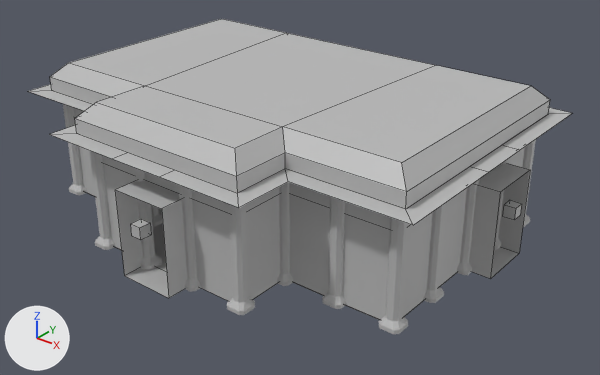
Before and after pictures for a commit that changed the FBX model Assets/Models/Room 03.fbx.
One viewpoint serves both versions: a 50 mm lens placed at (17.15, -20.92, 13.82), pointed at (1.08, -0.84, 1.37). Every picture has the same lights, and +X, +Y and +Z are marked at lower left. Mesh edges are drawn as thin lines on the coarser meshes. Where no turn or scale is listed for an object, it has been applied to the vertices. Vertices at the same position are counted once.

Names of what the first picture shows: 'Roof', 'Room_03', 'piller_015', 'piller_018', 'piller_019', 'piller_02', 'piller_021', 'piller_022', 'piller_023', 'piller_024', 'piller_025', 'piller_026'.
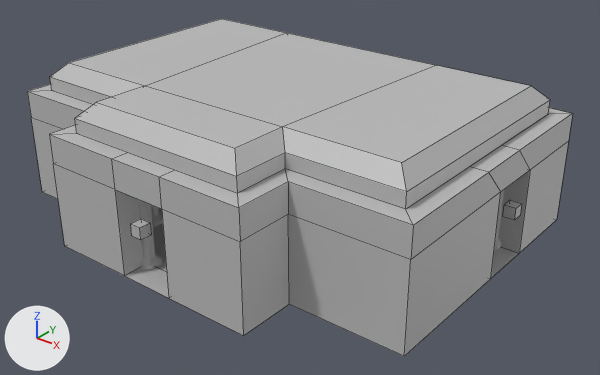
Location of each change, (x1, y1, x2, y2) in pixels of the pictures (600 x 375 px):
'Room_03', reshaped (15% taller)
    before: (28, 84, 572, 320)
    after: (27, 84, 573, 356)
part 1 of me_mesh, added
    after: (27, 91, 573, 356)
'piller_024', unchanged, covered by the edit
    before: (379, 218, 408, 334)
'piller_021', unchanged, covered by the edit
    before: (227, 204, 255, 315)
'piller_023', unchanged, covered by the edit
    before: (322, 196, 346, 309)
'piller_025', unchanged, covered by the edit
    before: (424, 202, 446, 303)

Diff of the bpy script that builds the scene:
```diff
--- a/Assets/Models/Room 03.fbx.py
+++ b/Assets/Models/Room 03.fbx.py
@@ me_mesh @@
 # used by ob_room_03; parent = ob_done; location = (0.0, 0.0, 0.0)
-me_mesh.from_pydata(...)  # 106 vertices, 84 faces; spans x -20.0..20.0, y 0.0..10.0, z -12.5..17.5
+me_mesh.from_pydata(...)  # 122 vertices, 110 faces; spans x -20.0..20.0, y 0.0..10.0, z -12.5..17.5
+# me_mesh part 1
+# 8 new vertices lie (0.0, -2.5, 0.0) away from vertices in x -20.0..20.0, y 10.0, z -12.5..17.5
+# 8 new vertices lie (0.0, -7.5, 0.0) away from vertices in x -20.0..20.0, y 7.5, z -12.5..17.5
+# 26 new faces join them
 me_mesh.materials.append(mat_lambert1)
```
